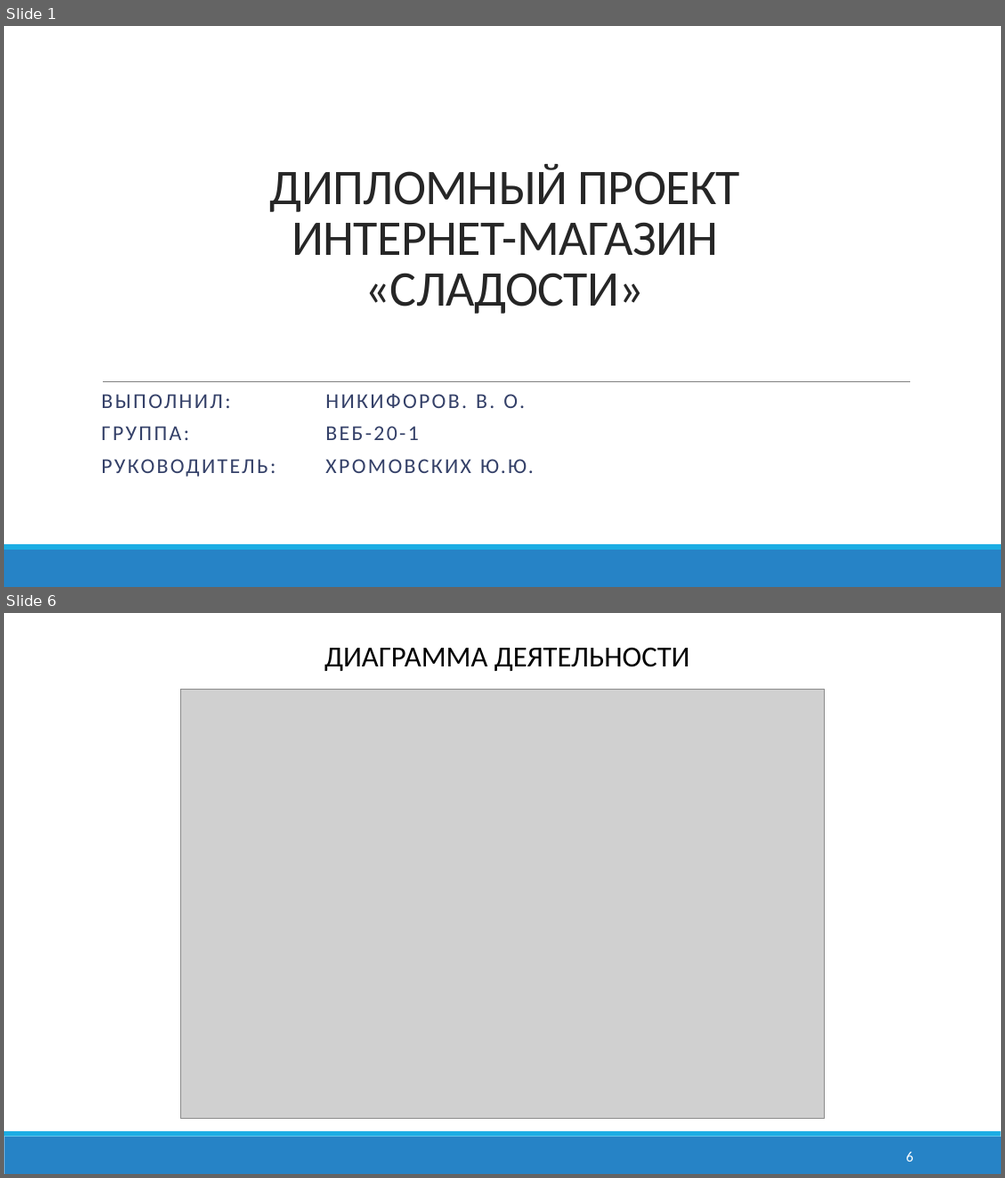
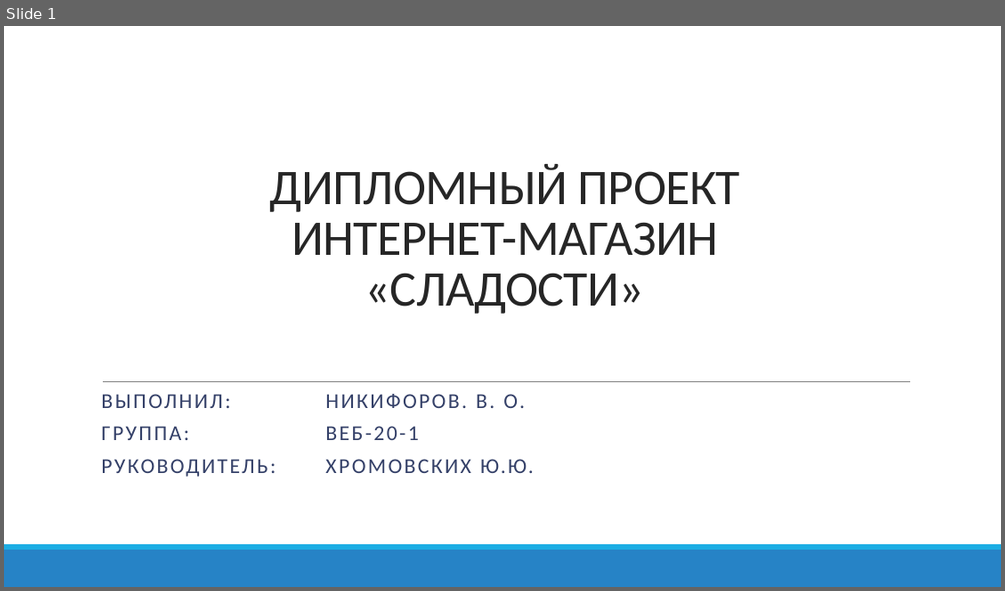
Before and after one commit to NikvaseN/degree-work, a slide deck: docs/Презентация.pptx. Shown one above the other, each under a label of ours: slides 1 and 6 before the commit, slide 1 after it; the slides between them are not shown. The pictures are 1005x1178 and 1005x591 pixels, drawn with LibreOffice and Linux fonts; fonts in the diff are those of the drawing; grey boxes stand for pictures. Boxes give left, top, right and bottom in pixels: in the first picture for what was removed or moved away, otherwise in the second. Text is boxed around its words. In the diff, an @@ line names an element or a change of style, - is before the commit and + after.

```diff
--- a/docs/Презентация.pptx
+++ b/docs/Презентация.pptx
@@ slide 6 removed at (x1=4, y1=613, x2=1001, y2=1174), background #FFFFFF; not listed: 2 template elements that a slide beside it also shows @@
@@ text removed at (x1=324, y1=647, x2=690, y2=671) @@
-ДИАГРАММА ДЕЯТЕЛЬНОСТИ
@@ picture removed at (x1=180, y1=690, x2=824, y2=1119) @@
@@ page number removed at (x1=906, y1=1151, x2=913, y2=1161) @@
-6
```
Also in this commit, not shown: 2 slides changed, 2 slides added, 16 other slides removed, 13 other files.
